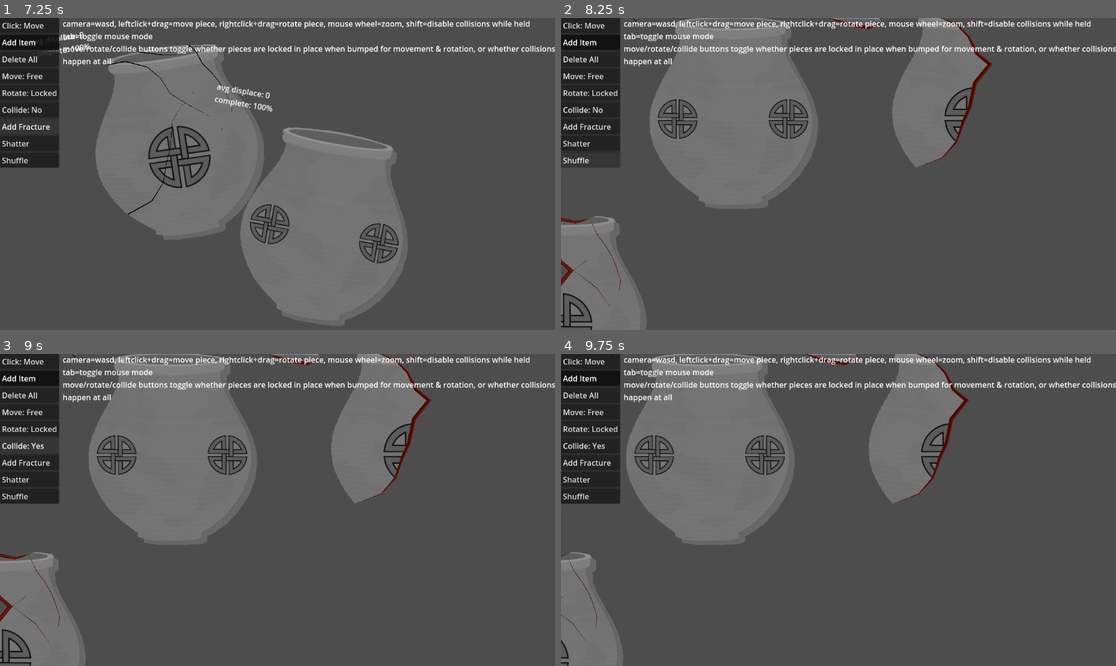
Above: before the commit, frames 1-4 (two rows, left to right).
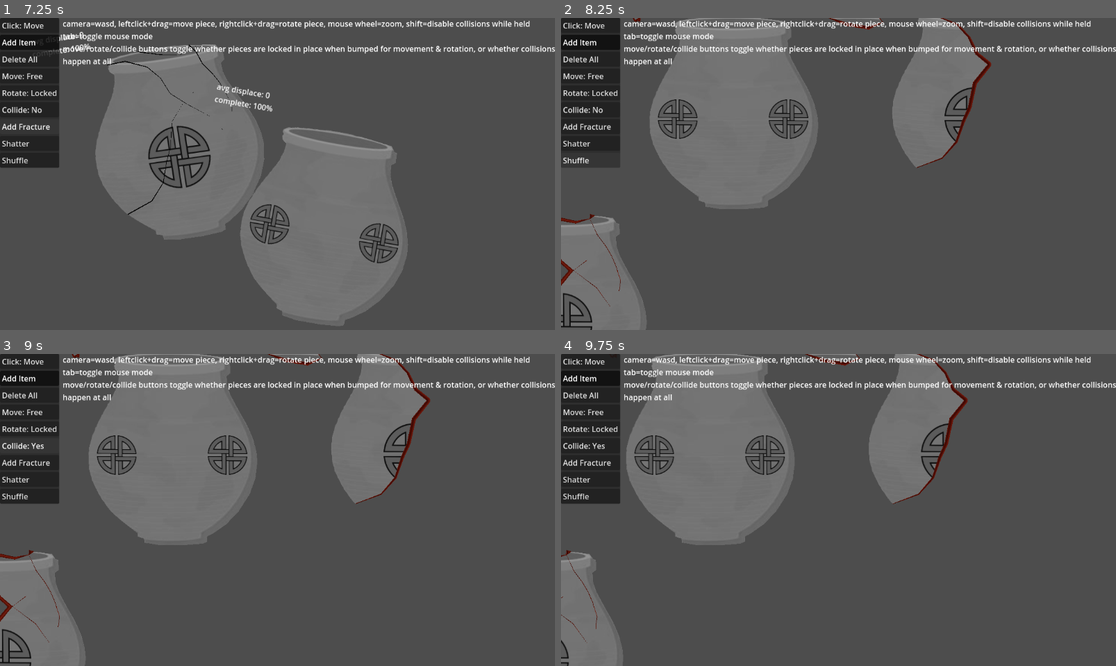
Above: after the commit, the same moments.

Repository: feyrkh/Exploratory
Game: Godot game, scene res://CleaningTable.tscn
Same seed, same stepped clock (60 frames per second), same inputs: the game is played once before the commit and once after it.
Inputs (mouse positions are in pixels of both pictures, inside the frame that each line leads up to):
- Up to frame 1 (7.25 s): click "Click: Move" at 0.5 s; click "Click: Glue" at 1.25 s; click "Add Item" at 2 s; click "Move: Free" at 2.75 s; click "Move: Locked" at 3.5 s; click "Rotate: Locked" at 4.25 s; click "Rotate: Free" at 5 s; click "Collide: Yes" at 5.75 s; click "Add Fracture" at 6.5 s
- Up to frame 2 (8.25 s): click "Shatter" at 7.25 s; click "Shuffle" at 8 s
- Up to frame 3 (9 s): click "Collide: No" at 8.75 s
- Up to frame 4 (9.75 s): tap Enter at 9.5 s; move the mouse to (960, 494) at 9.52 s; hold D (right) from 9.53 s (still down); hold Delete (delete_item) from 9.53 s (still down); click (960, 494) at 9.67 s

Frame 1 is identical in both runs. In frame 2, less than 0.1% of the frame differs, in the area x 0-78%, y 0-88%; in frame 3, less than 0.1%; in frame 4, less than 0.1%.

Commit message:
Fix for zero-width path, deleting not working

Diff:
--- a/ArcheologyItem.gd
+++ b/ArcheologyItem.gd
@@ -220,6 +220,7 @@
 		target_rot = 0.1 # just something to get the _integrate_forces method started
 	elif hover_idx >= 0 and event.is_action_pressed("delete_item"):
 		print("Deleting item ", self)
+		queue_free()
 
 func _integrate_forces(state):
 	if reset_position != null:
@@ -440,12 +441,14 @@
 	return center
 
 func add_break_underlay(break_path, clip_polygon, offset=0.1):
-	#for i in break_path.size():
-	#	break_path[i] = break_path[i] + (center - break_path[i]).normalized()*0.1
 	break_path = Geometry2D.clip_polyline_with_polygon(break_path, Geometry2D.offset_polygon(clip_polygon, 1))
 	for path_part in break_path:
 		var edge = load("res://ItemShardEdge.tscn").instantiate()
 		var line = load("res://ItemShardEdgeLine.tscn").instantiate()
+		if path_part.size() == 2:
+			print("Zero width path found")
+			var new_pt = path_part[0] - (path_part[0] - path_part[1])/2
+			path_part.insert(1, new_pt)
 		line.points = path_part
 		edge.add_child(line)
 		shard_edges.add_child(edge)
--- a/ItemScarLine.tscn
+++ b/ItemScarLine.tscn
@@ -5,7 +5,7 @@
 point_count = 3
 
 [node name="ItemScarLine" type="Line2D"]
-points = PackedVector2Array(-218, 84, -88, 37, -59, -17, 41, -97, 185, 12, 215, 11)
+points = PackedVector2Array(58.4858, 69.9018, 60.8024, 71.7899, 58.764, 73.9566)
 width = 2.0
 width_curve = SubResource("Curve_q3kjk")
 default_color = Color(0, 0, 0, 1)
--- a/ItemShardEdgeLine.tscn
+++ b/ItemShardEdgeLine.tscn
@@ -4,7 +4,7 @@
 [ext_resource type="Script" path="res://ItemShardEdge.gd" id="2_5g4ha"]
 
 [sub_resource type="Curve" id="Curve_l5ar3"]
-_data = [Vector2(0, 0), 0.0, 0.0, 0, 0, Vector2(0.490099, 1), 0.0, 0.0, 0, 0, Vector2(1, 0), 0.0, 0.0, 0, 0]
+_data = [Vector2(0, 0.125091), 0.0, 0.0, 0, 0, Vector2(0.490099, 1), 0.0, 0.0, 0, 0, Vector2(0.99798, 0.087052), 0.0, 0.0, 0, 0]
 point_count = 3
 
 [node name="Line2D" type="Line2D"]
@@ -13,4 +13,5 @@
 default_color = Color(0.454902, 0.192157, 0.137255, 1)
 texture = ExtResource("1_a0b8r")
 texture_mode = 1
+joint_mode = 2
 script = ExtResource("2_5g4ha")
--- a/test/testing.tscn
+++ b/test/testing.tscn
@@ -3,12 +3,14 @@
 [ext_resource type="Script" path="res://test/testing.gd" id="1_2cf5q"]
 
 [node name="Node2D" type="Node2D"]
-position = Vector2(300, 300)
 script = ExtResource("1_2cf5q")
+metadata/_edit_vertical_guides_ = [364.0, 64.0]
+metadata/_edit_horizontal_guides_ = [131.0]
 
 [node name="Polygon2D" type="Polygon2D" parent="."]
 color = Color(1, 0, 0.0392157, 1)
+polygon = PackedVector2Array(180.131, 92.7578, 180.354, 93.4958, 152.886, 114.019, 152.48, 113.992, 128.681, 90.66, 128.988, 89.9637)
 
 [node name="Line2D" type="Line2D" parent="."]
-points = PackedVector2Array(0, 0, 4, 85, 46, -108, 45, -54, 110, -55, 97, 6, 123, -35, 142, -11, 95, 114, 179, 14, 249, 57)
-width = 1.0
+points = PackedVector2Array(128.571, 89.7816, 180.777, 92.4931)
+width = 0.1
